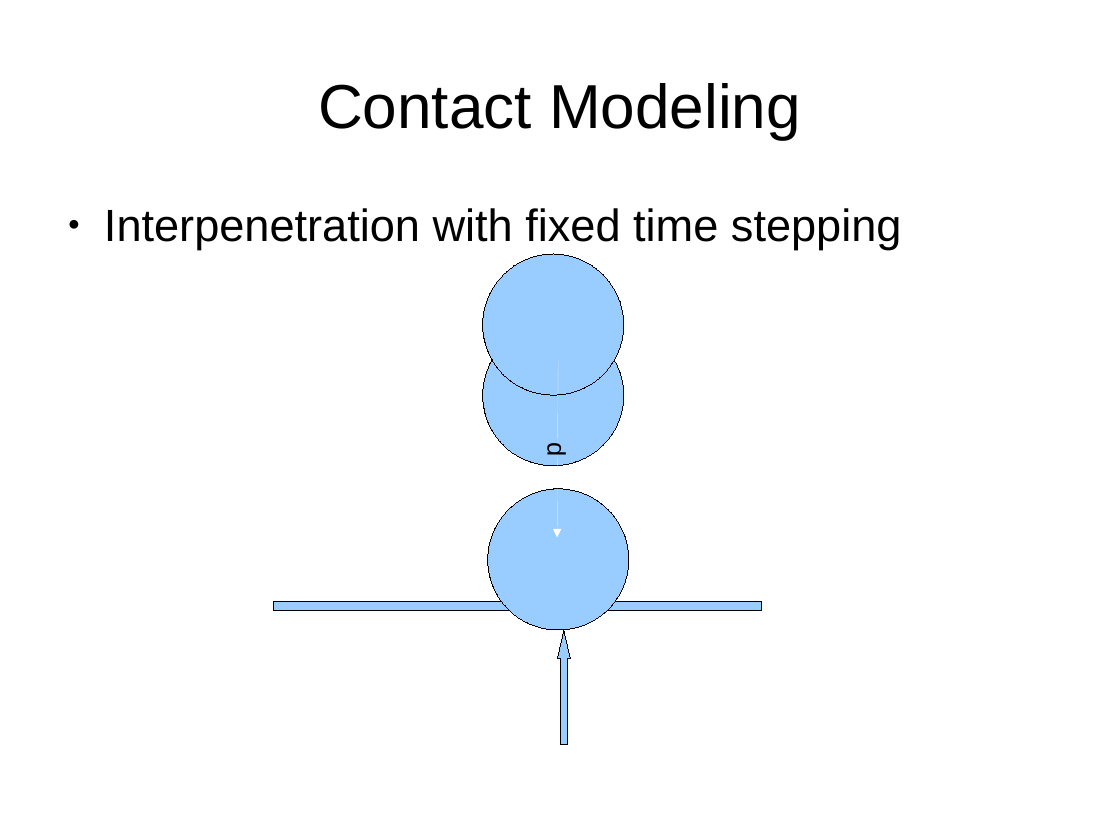
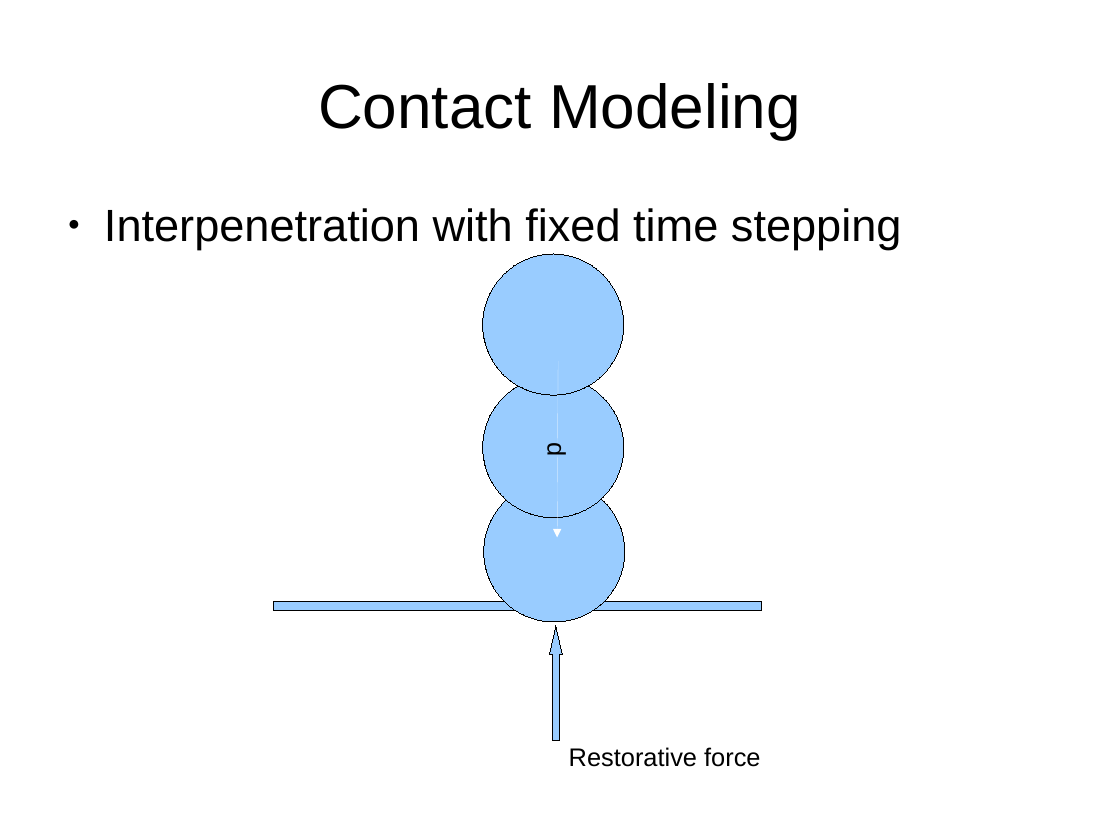
Before and after one commit to PR2/pr2_docs, a slide deck: slide 19 of pr2_training_workshop/simulation/simulation_training_workshop_rev1.odp. Drawn at 1120x840 pixels with LibreOffice and Linux fonts; fonts in the diff are those of the drawing. Boxes give left, top, right and bottom in pixels: in the first picture for what was removed or moved away, otherwise in the second. Text is boxed around its words. In the diff, an @@ line names an element or a change of style, - is before the commit and + after.

```diff
--- a/pr2_training_workshop/simulation/simulation_training_workshop_rev1.odp
+++ b/pr2_training_workshop/simulation/simulation_training_workshop_rev1.odp
@@ ellipse: place and size @@
-ellipse at box(483, 324, 624, 465)
+ellipse at box(483, 377, 624, 518)
@@ ellipse: place and size @@
-ellipse at box(488, 489, 629, 630)
+ellipse at box(484, 481, 625, 622)
@@ up arrow: place and size @@
-up arrow at box(558, 630, 571, 745)
+up arrow at box(550, 626, 563, 741)
@@ text added at box(569, 747, 760, 767), 18 pt, text #000000 @@
+Restorative force
```
Also in this commit, not shown: 9 other slides changed, 8 slides removed.
